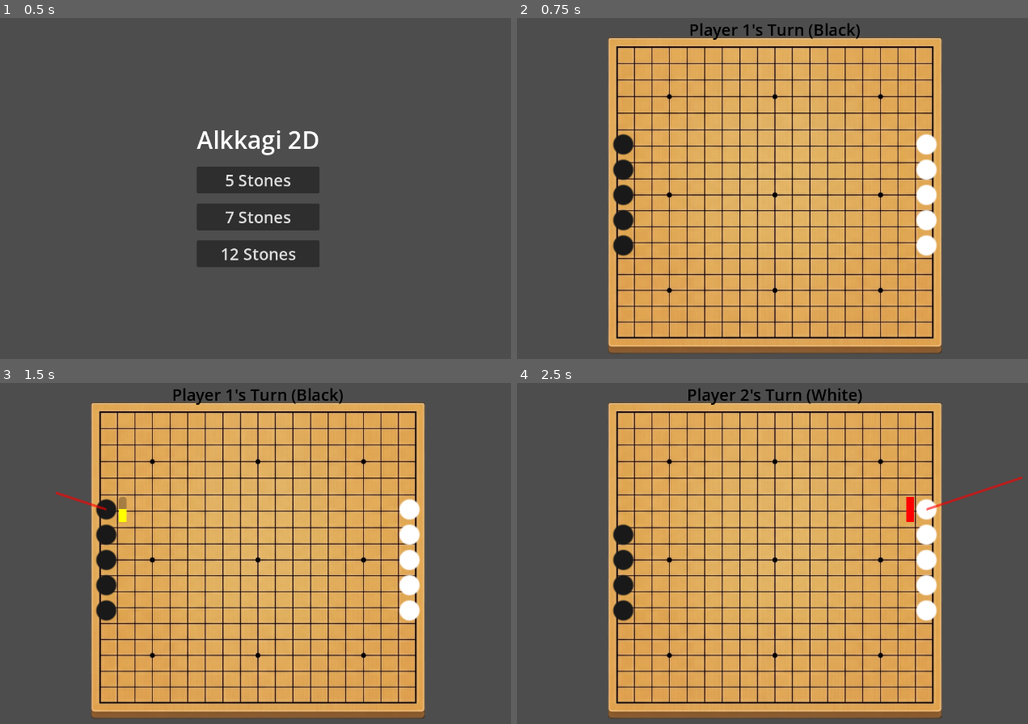
Above: before the commit, frames 1-4 (two rows, left to right).
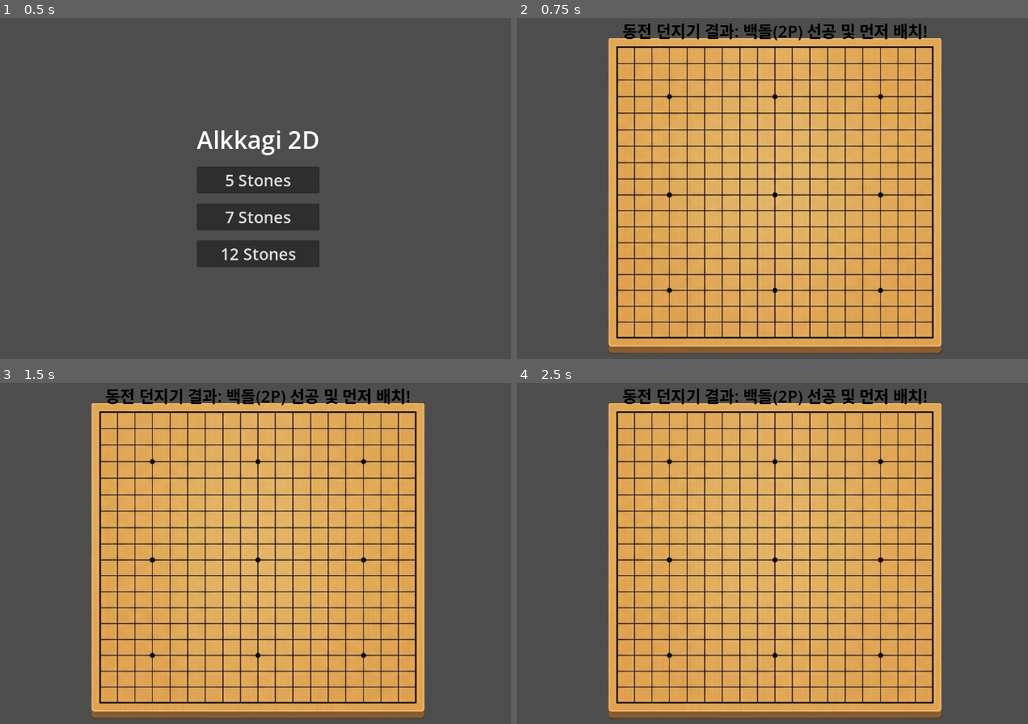
Above: after the commit, the same moments.

Repository: kimmb3217-droid/egg
Game: Godot game, scene res://MainMenu.tscn
The game is run twice, just before and just after one commit, with the same random seed, the same clock (stepped at 60 frames per second) and the same inputs.
Inputs (mouse positions are in pixels of both pictures, inside the frame that each line leads up to):
- Up to frame 1 (0.5 s): no input
- Up to frame 2 (0.75 s): click "5 Stones" at 0.5 s
- Up to frame 3 (1.5 s): tap Enter at 1.25 s; drag from (107, 509) to (255, 560) at 1.27 s
- Up to frame 4 (2.5 s): drag from (925, 509) to (772, 560) at 2.02 s

Frame 1 is identical in both runs. In frame 2, 3.2% of the frame differs, in the area x 18-83%, y 1-70%; in frame 3, 3.4%, in the area x 10-83%, y 1-70%; in frame 4, 3.3%.

Commit message:
난이도 수정 2

Diff:
--- a/GameManager.gd
+++ b/GameManager.gd
@@ -5,43 +5,101 @@
 @onready var game_over_panel = $UI/GameOverPanel
 @onready var game_over_label = $UI/GameOverPanel/Label
 
+enum GameState { COIN_TOSS, PLACEMENT, BATTLE }
+var current_state = GameState.COIN_TOSS
+
 var current_turn = 1 # 1: Player 1 (Black), 2: Player 2 (White)
+var first_player = 1
 var stones_p1 = []
 var stones_p2 = []
 var is_moving = false
+
+var total_stones_to_place = 0
+var stones_placed = 0
 
 func _ready():
 	if game_over_panel:
 		game_over_panel.visible = false
 
-	# 글로벌에서 설정한 돌 개수로 스폰
-	spawn_stones(Global.stone_count)
+	total_stones_to_place = Global.stone_count * 2
+	start_coin_toss()
+
+func start_coin_toss():
+	current_state = GameState.COIN_TOSS
+	randomize()
+	first_player = randi() % 2 + 1
+	current_turn = first_player
+
+	if turn_label:
+		if first_player == 1:
+			turn_label.text = "동전 던지기 결과: 흑돌(1P) 선공 및 먼저 배치!"
+		else:
+			turn_label.text = "동전 던지기 결과: 백돌(2P) 선공 및 먼저 배치!"
+
+	await get_tree().create_timer(2.0).timeout
+	current_state = GameState.PLACEMENT
 	update_turn_ui()
 
-func spawn_stones(count):
-	# 씬에 "Stones" 라는 Node2D를 만들어 돌들을 그룹화하는 것을 권장합니다.
+func _unhandled_input(event):
+	if current_state != GameState.PLACEMENT:
+		return
+
+	if event is InputEventMouseButton and event.button_index == MOUSE_BUTTON_LEFT and event.pressed:
+		var click_pos = get_global_mouse_position()
+
+		# 바둑판 영역 검사 (가로 300~980, 세로 20~700)
+		if click_pos.x < 300 or click_pos.x > 980 or click_pos.y < 20 or click_pos.y > 700:
+			return
+
+		# 진영 규칙: 흑은 왼쪽(< 640), 백은 오른쪽(> 640)
+		if current_turn == 1 and click_pos.x >= 640:
+			return
+		if current_turn == 2 and click_pos.x <= 640:
+			return
+
+		# 다른 돌과 겹치는지 검사 (반지름 20이므로 최소 40 이상 떨어져야 함)
+		var all_stones = stones_p1 + stones_p2
+		for s in all_stones:
+			if is_instance_valid(s) and s.position.distance_to(click_pos) < 42.0:
+				return
+
+		place_stone(click_pos)
+
+func place_stone(pos):
 	var stones_container = get_node_or_null("Stones")
 	if not stones_container:
 		stones_container = self
 
-	# 화면 해상도 1280x720 기준 예시 배치
-	# 왼쪽은 흑돌, 오른쪽은 백돌
-	var start_y = 360 - ((count - 1) * 25) # 화면 중앙 기준으로 세로 정렬
+	var s = stone_scene.instantiate()
+	stones_container.add_child(s)
+	s.position = pos
+	s.setup(current_turn, self)
 
-	for i in range(count):
-		# Player 1 (Black)
-		var s1 = stone_scene.instantiate()
-		stones_container.add_child(s1)
-		s1.position = Vector2(340, start_y + i * 50)
-		s1.setup(1, self)
-		stones_p1.append(s1)
+	# 배치 단계에서는 바로 조작 불가
+	s.set_interactable(false)
 
-		# Player 2 (White)
-		var s2 = stone_scene.instantiate()
-		stones_container.add_child(s2)
-		s2.position = Vector2(940, start_y + i * 50)
-		s2.setup(2, self)
-		stones_p2.append(s2)
+	if current_turn == 1:
+		stones_p1.append(s)
+	else:
+		stones_p2.append(s)
+
+	stones_placed += 1
+
+	if stones_placed >= total_stones_to_place:
+		start_battle()
+	else:
+		current_turn = 2 if current_turn == 1 else 1
+		update_turn_ui()
+
+func start_battle():
+	current_state = GameState.BATTLE
+	current_turn = first_player # 선공 유저가 먼저 공격
+	update_turn_ui()
+
+	var all_stones = stones_p1 + stones_p2
+	for stone in all_stones:
+		if is_instance_valid(stone):
+			stone.set_interactable(stone.player_id == current_turn)
 
 func _process(_delta):
 	var all_stones = stones_p1 + stones_p2
@@ -64,7 +122,6 @@
 
 	for stone in all_stones:
 		if is_instance_valid(stone):
-			# 선형 속도가 5 이상이거나 회전 속도가 남아있을 경우 움직이는 것으로 간주
 			if stone.linear_velocity.length() > 5.0 or abs(stone.angular_velocity) > 0.5:
 				any_moving = true
 				break
@@ -77,11 +134,9 @@
 	is_moving = true
 
 func end_turn():
-	# 무효화된(낙사한) 돌들 정리 (queue_free 대기 중인 돌도 포함하여 완벽히 필터링)
 	stones_p1 = stones_p1.filter(func(s): return is_instance_valid(s) and s.is_inside_tree() and not s.is_queued_for_deletion())
 	stones_p2 = stones_p2.filter(func(s): return is_instance_valid(s) and s.is_inside_tree() and not s.is_queued_for_deletion())
 
-	# 승패 판정
 	if stones_p1.size() == 0:
 		show_game_over("Player 2 Wins!")
 		return
@@ -89,11 +144,9 @@
 		show_game_over("Player 1 Wins!")
 		return
 
-	# 턴 넘기기
 	current_turn = 2 if current_turn == 1 else 1
 	update_turn_ui()
 
-	# 다음 플레이어의 돌 상호작용 활성화
 	var all_stones = stones_p1 + stones_p2
 	for stone in all_stones:
 		if is_instance_valid(stone):
@@ -103,21 +156,25 @@
 	if not turn_label:
 		return
 
-	if current_turn == 1:
-		turn_label.text = "Player 1's Turn (Black)"
-	else:
-		turn_label.text = "Player 2's Turn (White)"
+	if current_state == GameState.PLACEMENT:
+		if current_turn == 1:
+			turn_label.text = "[배치] Player 1 (흑) - 왼쪽 진영 클릭"
+		else:
+			turn_label.text = "[배치] Player 2 (백) - 오른쪽 진영 클릭"
+	elif current_state == GameState.BATTLE:
+		if current_turn == 1:
+			turn_label.text = "Player 1's Turn (Black)"
+		else:
+			turn_label.text = "Player 2's Turn (White)"
 
 func show_game_over(msg):
 	if game_over_panel:
 		game_over_panel.visible = true
 		game_over_label.text = msg
 
-# Area2D (Bounds) 노드의 body_exited 시그널에 연결할 함수
 func _on_bounds_body_exited(body):
 	if body.is_in_group("stone"):
 		body.queue_free()
-		# 돌이 낙사했을 때 즉시 승리 조건을 다시 체크하도록 지연 호출
 		call_deferred("check_win_condition_immediately")
 
 func check_win_condition_immediately():
